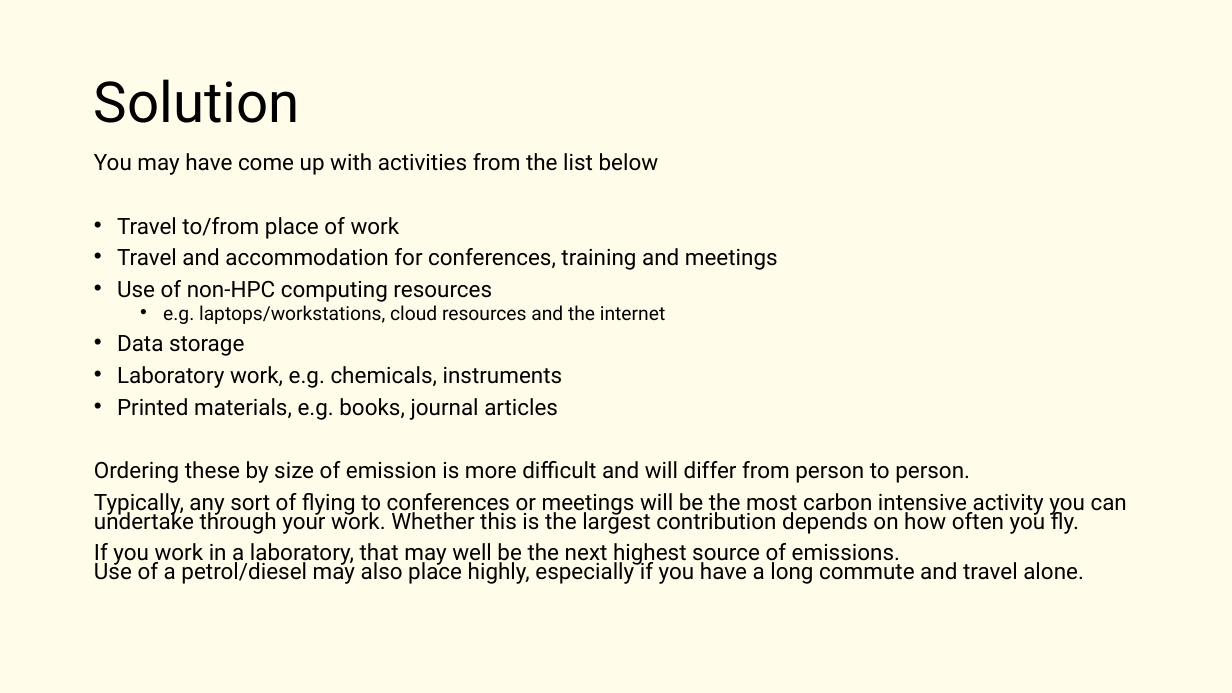
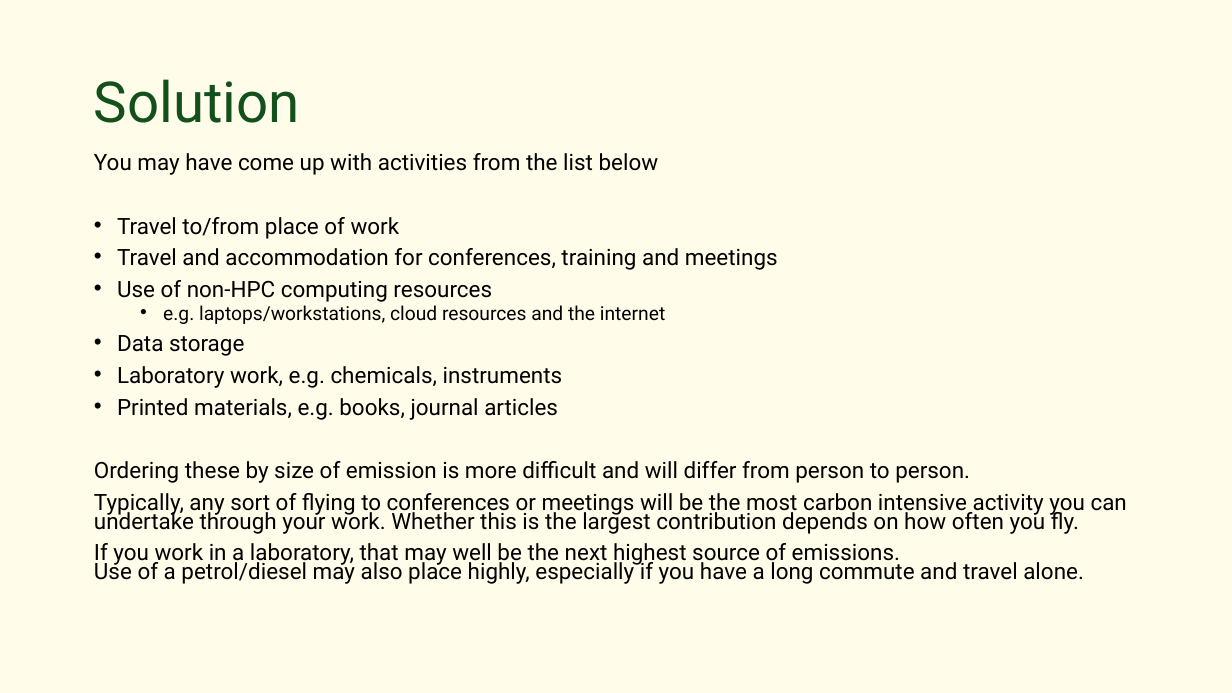
Before and after one commit to EPCCed/2026-10-02_green-hpc_cambridge, a slide deck: slide 11 of instructors/L1-Introduction.pptx. Drawn at 1232x693 pixels with LibreOffice and Linux fonts; fonts in the diff are those of the drawing. Boxes give left, top, right and bottom in pixels: in the first picture for what was removed or moved away, otherwise in the second. Text is boxed around its words. In the diff, an @@ line names an element or a change of style, - is before the commit and + after.

```diff
--- a/instructors/L1-Introduction.pptx
+++ b/instructors/L1-Introduction.pptx
@@ title "Solution" at (94,79,300,123): text colour #000000 to #13501B @@
```
Also in this commit, not shown: 3 other files.
